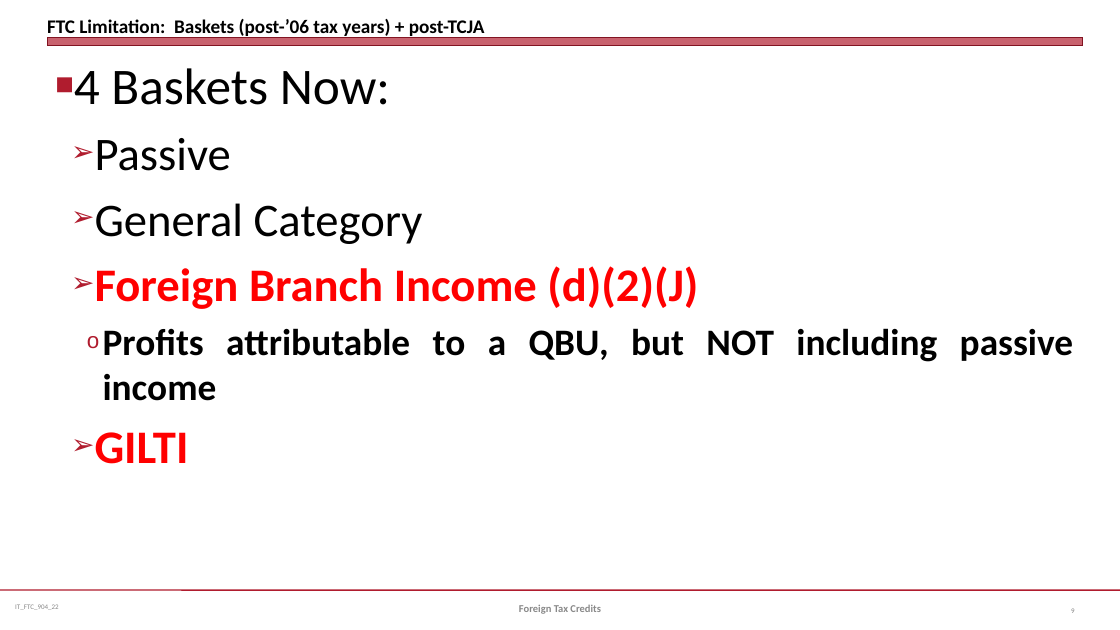
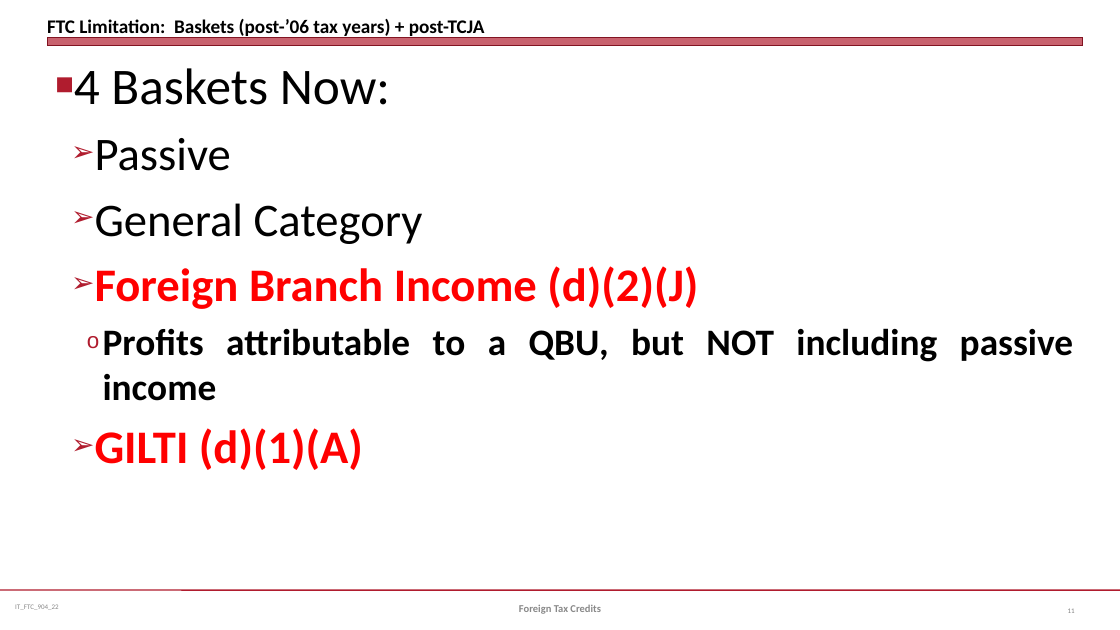
Before and after one commit to jmc877/International-Tax, a slide deck: slide 11 of slides/IT_FTC_904_22.pptx (slide 9 before the commit). Drawn at 1120x630 pixels with LibreOffice and Linux fonts; fonts in the diff are those of the drawing. Boxes give left, top, right and bottom in pixels: in the first picture for what was removed or moved away, otherwise in the second. Text is boxed around its words. In the diff, an @@ line names an element or a change of style, - is before the commit and + after.

```diff
--- a/slides/IT_FTC_904_22.pptx
+++ b/slides/IT_FTC_904_22.pptx
@@ text at (95, 428, 363, 470): text changed @@
-  ➢ GILTI
+  ➢ GILTI (d)(1)(A)
@@ page number at (1068, 608, 1075, 613): text changed @@
-9
+11
```
Also in this commit, not shown: 8 other slides changed, 5 slides added, 1 slide removed, 4 other files.
